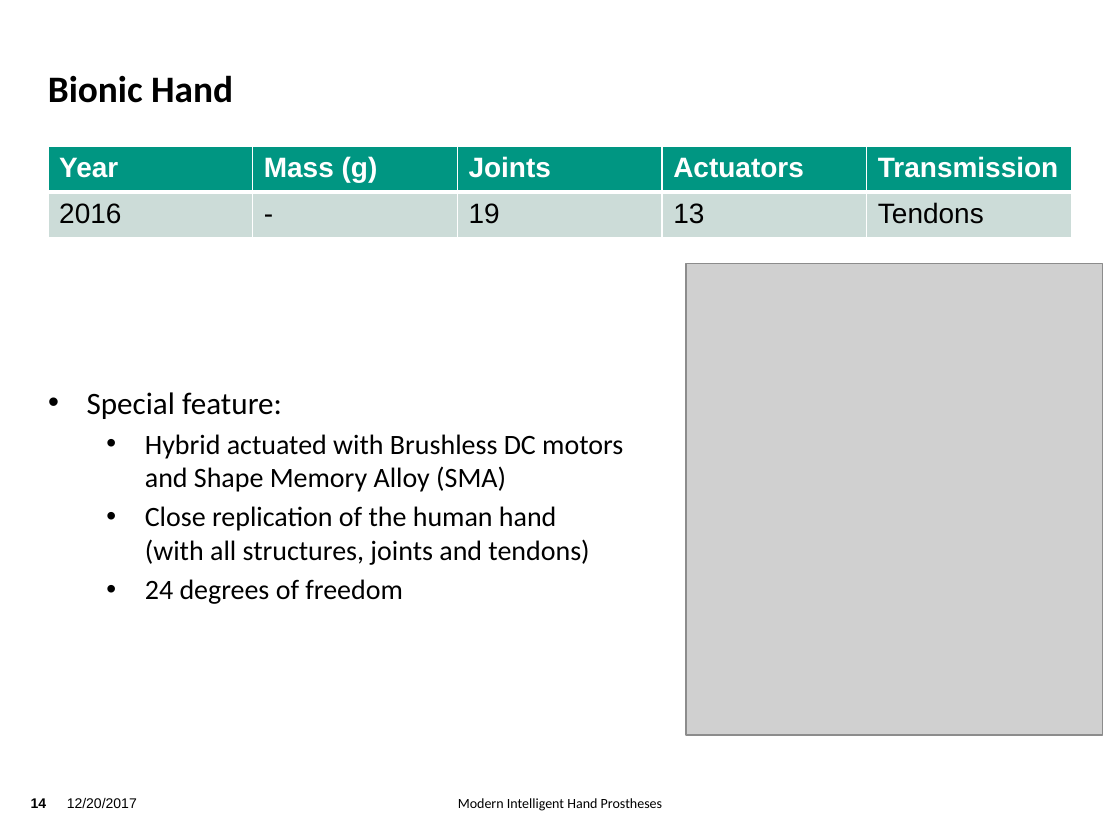
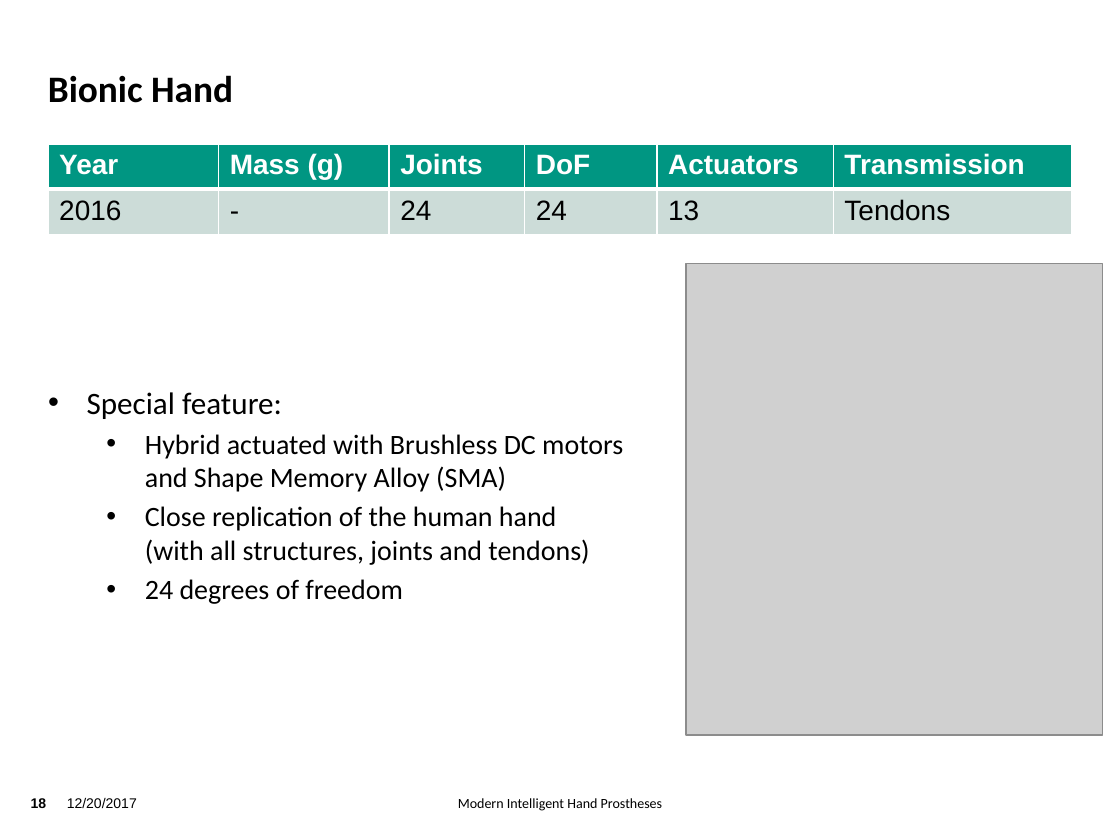
Before and after one commit to TsStocker/HumanoideRobotik, a slide deck: slide 18 of Vortrag/Vortrag.pptx (slide 14 before the commit). Drawn at 1120x840 pixels with LibreOffice and Linux fonts; fonts in the diff are those of the drawing; grey boxes stand for pictures; background and template pictures are left out. Boxes give left, top, right and bottom in pixels: in the first picture for what was removed or moved away, otherwise in the second. Text is boxed around its words. In the diff, an @@ line names an element or a change of style, - is before the commit and + after.

```diff
--- a/Vortrag/Vortrag.pptx
+++ b/Vortrag/Vortrag.pptx
@@ table at box(48, 144, 1071, 235) @@
-column 3: Joints | 19
+column 3: Joints | 24
+column 4: DoF | 24
@@ page number at box(31, 798, 47, 808): text changed @@
-14
+18
```
Also in this commit, not shown: 13 other slides changed, 7 slides added, 1 slide removed, 1 other file.
